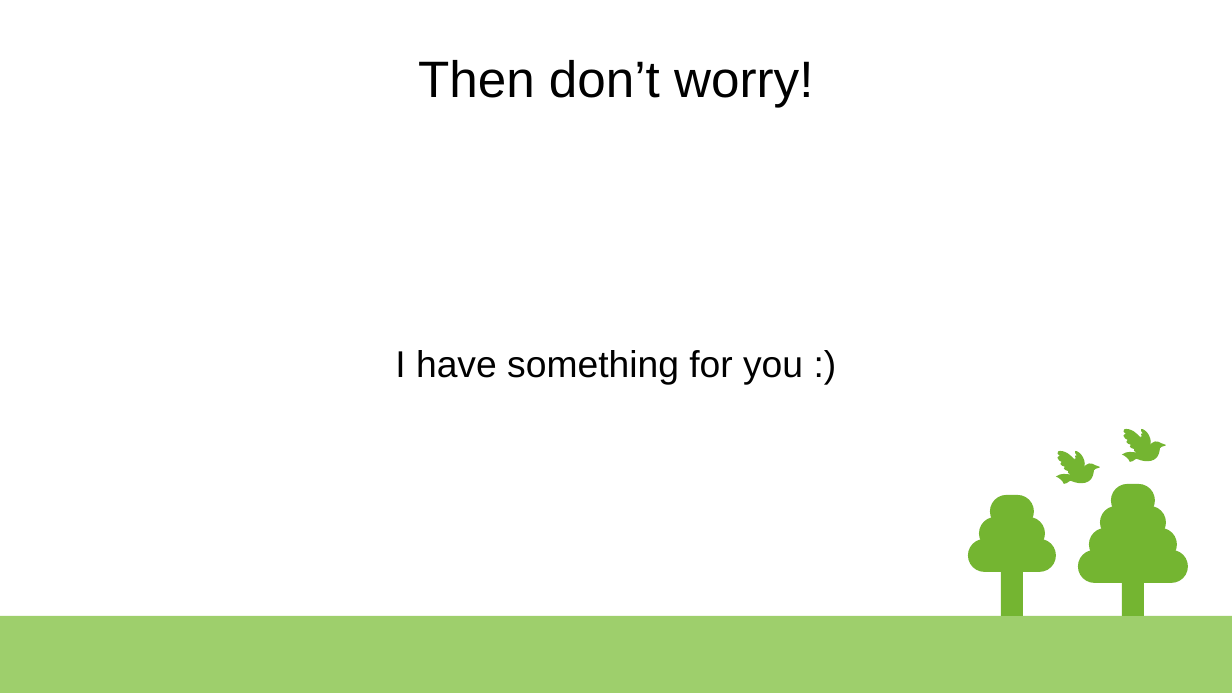
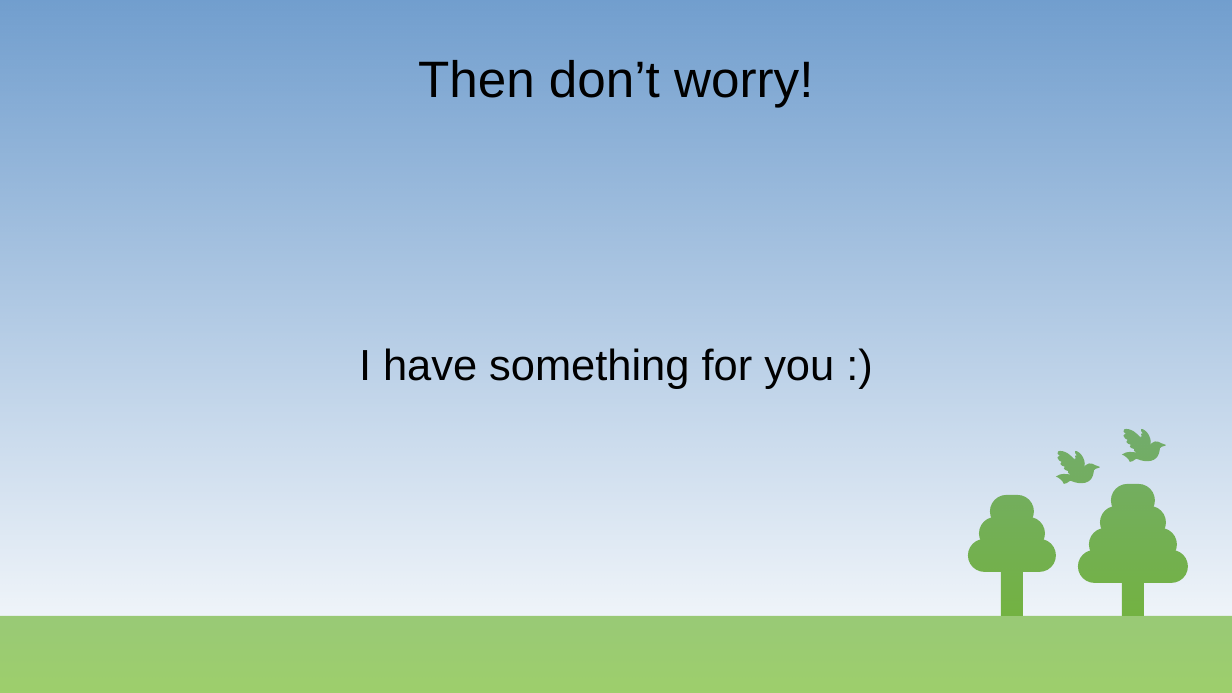
Before and after one commit to klmhsb42/yoga_coach_web, a slide deck: slide 2 of artifacts/docs/presentation.odp. Drawn at 1232x693 pixels with LibreOffice and Linux fonts; fonts in the diff are those of the drawing. Boxes give left, top, right and bottom in pixels: in the first picture for what was removed or moved away, otherwise in the second. Text is boxed around its words. In the diff, an @@ line names an element or a change of style, - is before the commit and + after.

```diff
--- a/artifacts/docs/presentation.odp
+++ b/artifacts/docs/presentation.odp
@@ rectangle added at (0, 0, 1232, 693), fill gradient #729FCF @@
@@ text "I have something for you ..." at (359, 348, 834, 389): size 24 to 28 pt @@
```
Also in this commit, not shown: 1 other slide changed, 5 slides added, 4 slides removed, 2 other files.
